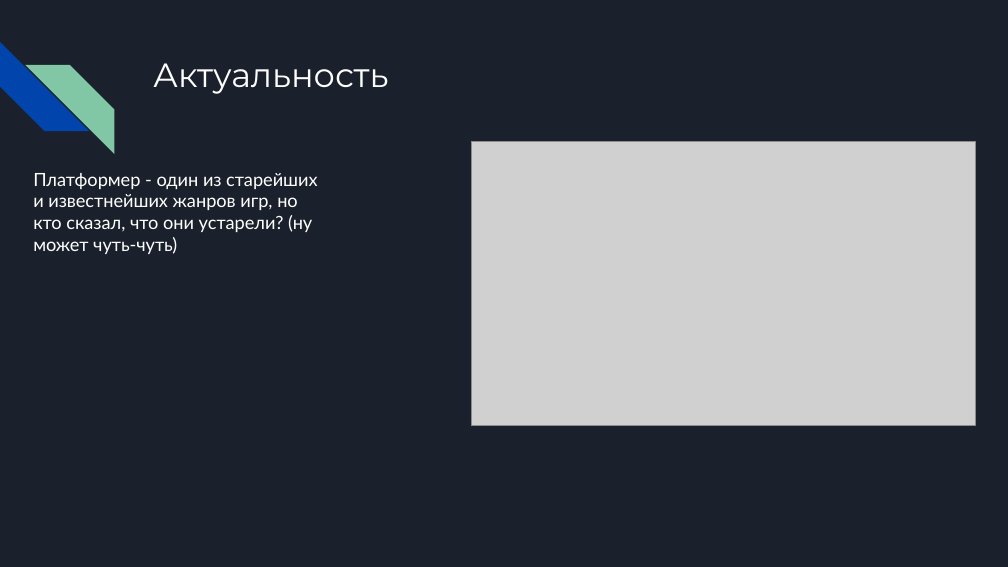
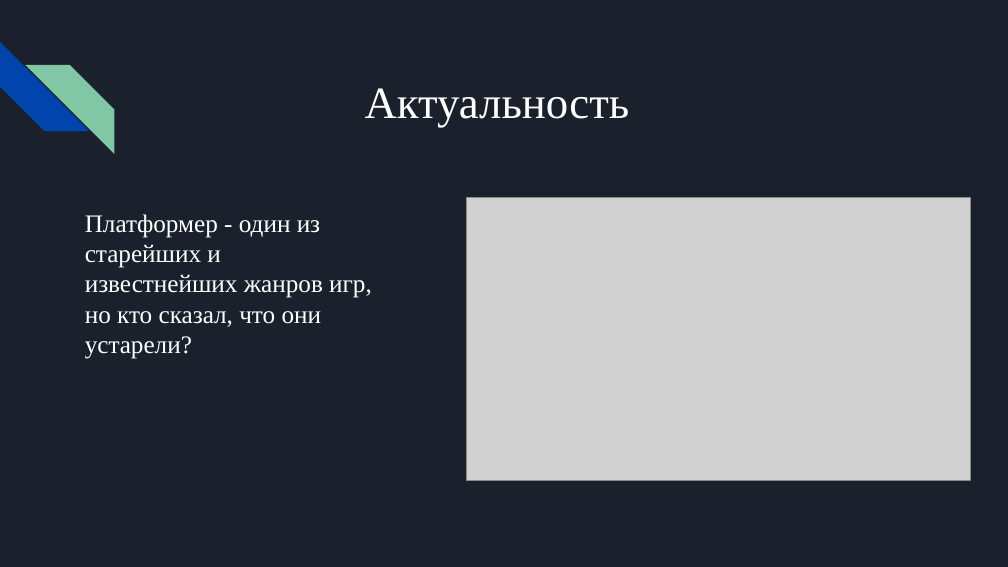
Before and after one commit to ShpakovskiVyacheslav/Arcade-project, a slide deck: slide 3 of documentation/Fish Hunter.pptx. Drawn at 1008x567 pixels with LibreOffice and Linux fonts; fonts in the diff are those of the drawing; grey boxes stand for pictures. Boxes give left, top, right and bottom in pixels: in the first picture for what was removed or moved away, otherwise in the second. Text is boxed around its words. In the diff, an @@ line names an element or a change of style, - is before the commit and + after.

```diff
--- a/documentation/Fish Hunter.pptx
+++ b/documentation/Fish Hunter.pptx
@@ title "Актуальность": place and size @@
-title "Актуальность" at box(153, 63, 388, 94)
+title "Актуальность" at box(365, 88, 630, 128)
@@ title "Актуальность" at box(365, 88, 630, 128): size 24 to 32 pt, font Montserrat to Times New Roman @@
@@ picture: place and size @@
-picture at box(472, 142, 976, 425)
+picture at box(466, 198, 970, 481)
@@ text at box(85, 214, 372, 359): text changed; size 13 to 18 pt; font Lato to Times New Roman @@
-Платформер - один из старейших и известнейших жанров игр, но кто сказал, что они устарели? (ну может чуть-чуть)
+Платформер - один из старейших и известнейших жанров игр, но кто сказал, что они устарели?
```
Also in this commit, not shown: 3 other slides changed, 5 slides added, 3 slides removed, 1 other file.
